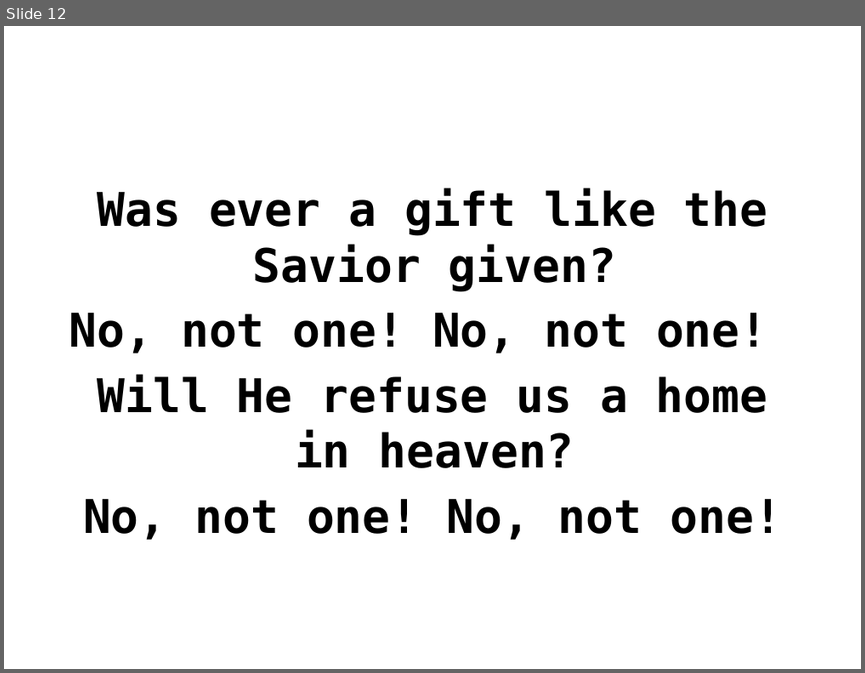
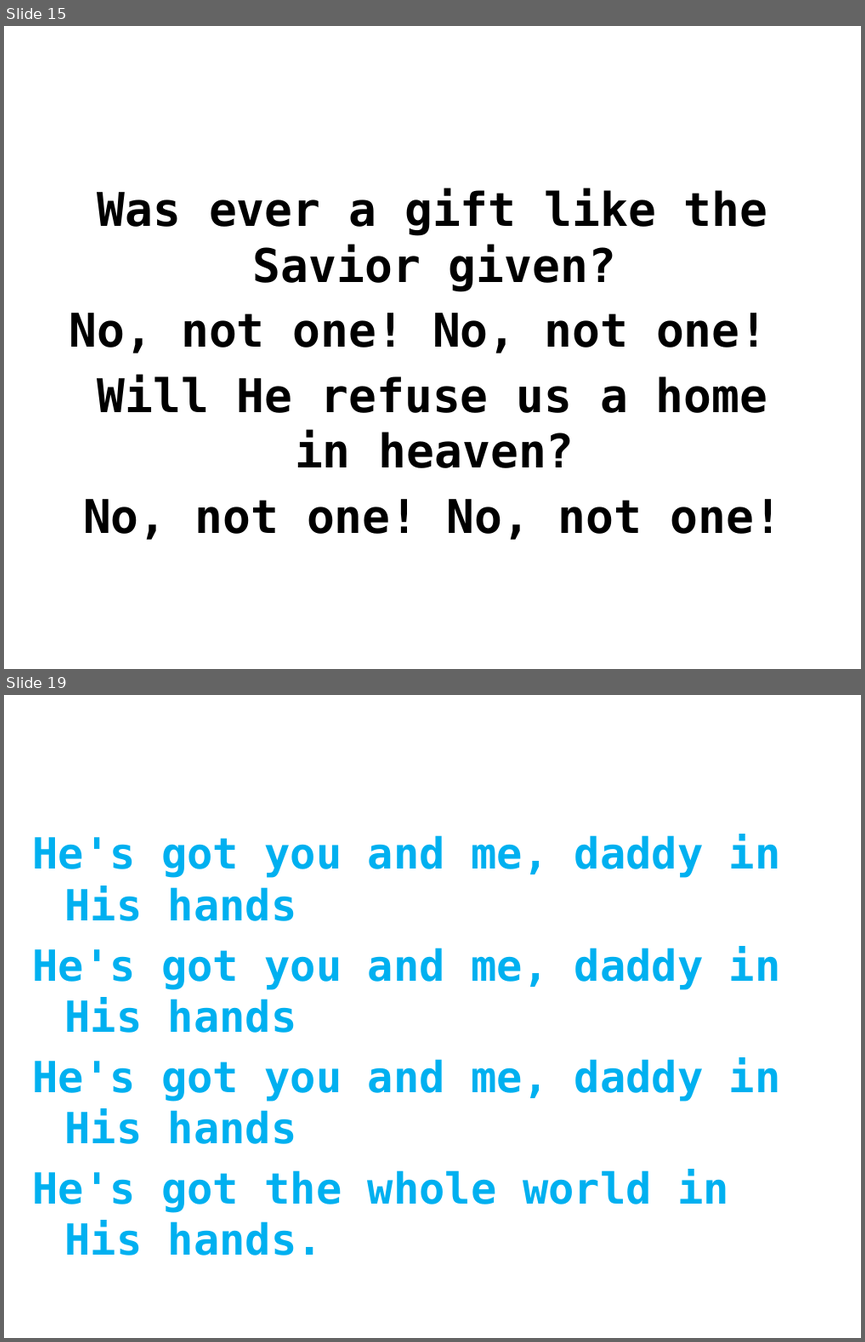
Before and after one commit to batisuoc/free-school-class, a slide deck: english/no not one.pptx. Shown one above the other, each under a label of ours: slide 12 before the commit, slides 15 and 19 after it; the slides between them are not shown. The pictures are 865x673 and 865x1342 pixels, drawn with LibreOffice and Linux fonts; fonts in the diff are those of the drawing; background and template pictures are left out. Boxes give left, top, right and bottom in pixels: in the first picture for what was removed or moved away, otherwise in the second. Text is boxed around its words. In the diff, an @@ line names an element or a change of style, - is before the commit and + after.

Commit message:
Add or Update ppts

```diff
--- a/english/no not one.pptx
+++ b/english/no not one.pptx
@@ slide 19 added at [4, 695, 861, 1338], background picture (left out) @@
@@ text added at [33, 834, 781, 1255], 36 pt, text #00B0F0, bold @@
+He's got you and me, daddy in His hands
+He's got you and me, daddy in His hands
+He's got you and me, daddy in His hands
+He's got the whole world in His hands.
@@ what was slide 12 is now slide 15 @@
```
Also in this commit, not shown: 4 slides changed, 8 other slides added, 6 other files.
